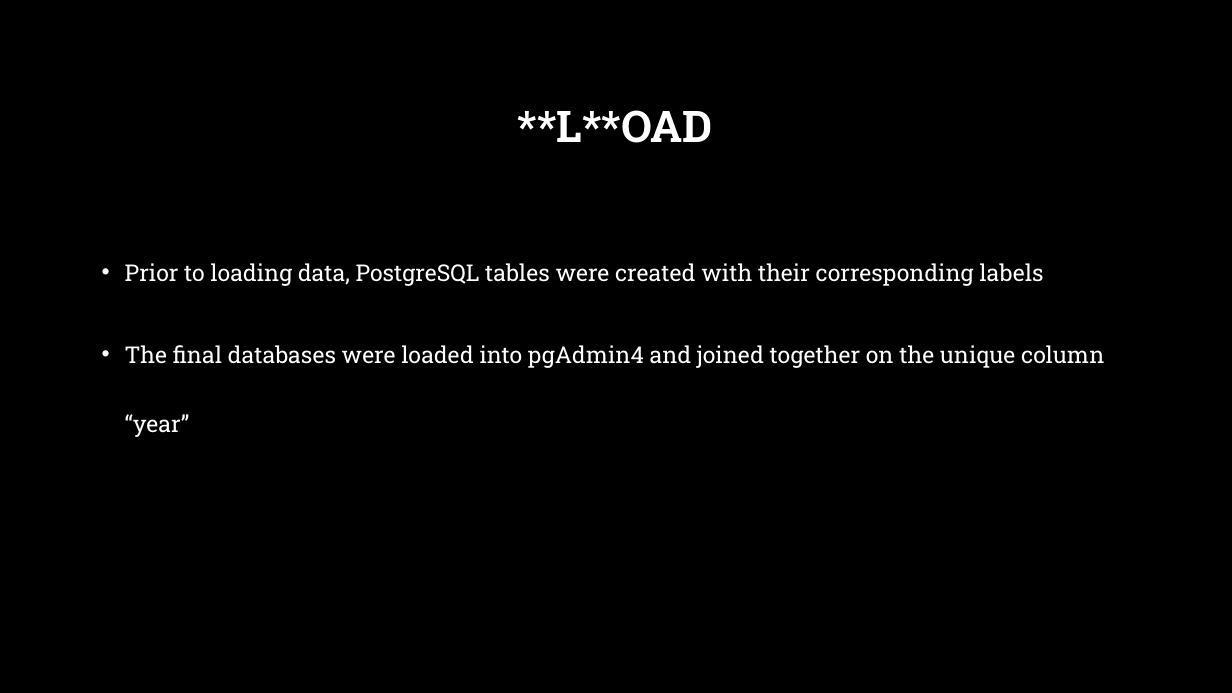
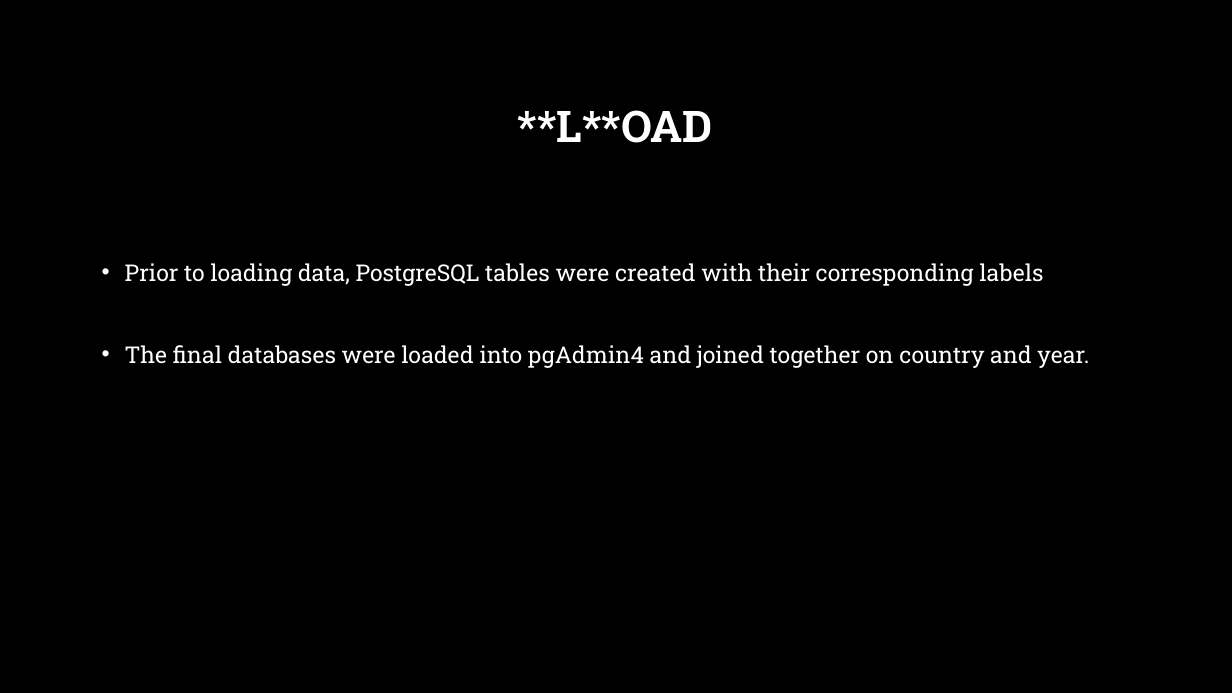
Before and after one commit to sashatherussian/Project2, a slide deck: slide 7 of ETL Project.pptx (slide 5 before the commit). Drawn at 1232x693 pixels with LibreOffice and Linux fonts; fonts in the diff are those of the drawing; background and template pictures are left out. Boxes give left, top, right and bottom in pixels: in the first picture for what was removed or moved away, otherwise in the second. Text is boxed around its words. In the diff, an @@ line names an element or a change of style, - is before the commit and + after.

```diff
--- a/ETL Project.pptx
+++ b/ETL Project.pptx
@@ text at box(125, 345, 1089, 368): text changed @@
-• The final databases were loaded into pgAdmin4 and joined together on the unique column “year”
+• The final databases were loaded into pgAdmin4 and joined together on country and year.
```
Also in this commit, not shown: 3 slides added, 6 other files.
